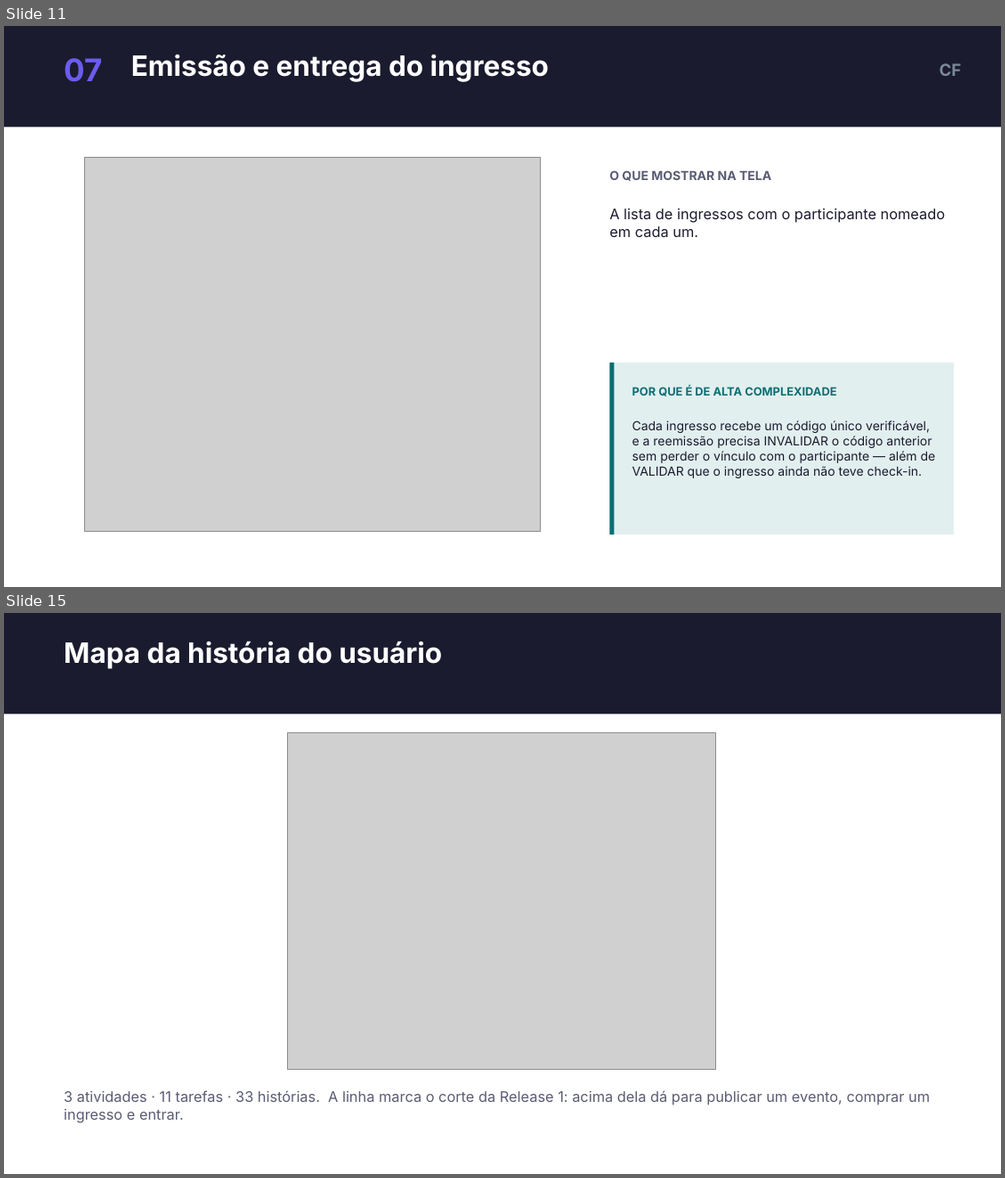
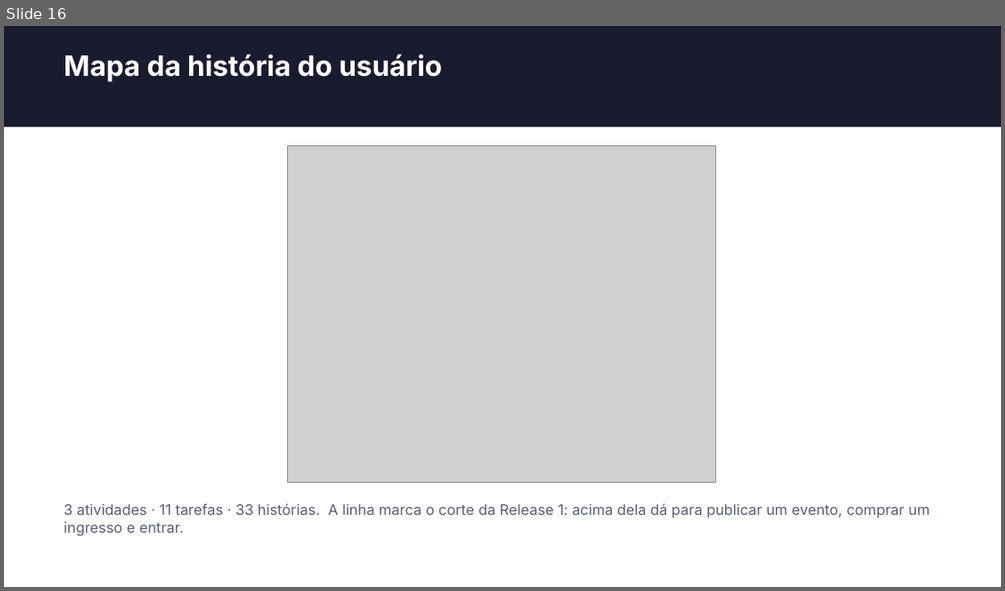
Before and after one commit to dudumalheiros/BilhetePass, a slide deck: docs/slides/BilhetePass-apresentacao.pptx. Shown one above the other, each under a label of ours: slides 11 and 15 before the commit, slide 16 after it; the slides between them are not shown. The pictures are 1005x1178 and 1005x591 pixels, drawn with LibreOffice and Linux fonts; fonts in the diff are those of the drawing; grey boxes stand for pictures. Boxes give left, top, right and bottom in pixels: in the first picture for what was removed or moved away, otherwise in the second. Text is boxed around its words. In the diff, an @@ line names an element or a change of style, - is before the commit and + after.

```diff
--- a/docs/slides/BilhetePass-apresentacao.pptx
+++ b/docs/slides/BilhetePass-apresentacao.pptx
@@ slide 11 removed at [4, 26, 1001, 587], background #FFFFFF @@
@@ rectangle removed at [4, 26, 1001, 127] @@
@@ text removed at [64, 58, 102, 82] @@
-07
@@ text removed at [131, 54, 549, 82] @@
-Emissão e entrega do ingresso
@@ text removed at [939, 63, 962, 76] @@
-CF
@@ picture removed at [84, 157, 540, 531] @@
@@ text removed at [609, 170, 771, 181] @@
-O QUE MOSTRAR NA TELA
@@ text removed at [609, 208, 945, 237] @@
-A lista de ingressos com o participante nomeado em cada um.
@@ rectangle removed at [610, 362, 954, 534] @@
@@ rectangle removed at [610, 362, 615, 534] @@
@@ text removed at [632, 386, 836, 396] @@
-POR QUE É DE ALTA COMPLEXIDADE
@@ text removed at [632, 420, 936, 478] @@
-Cada ingresso recebe um código único verificável, e a reemissão precisa INVALIDAR o código anterior sem perder o vínculo com o participante — além de VALIDAR que o ingresso ainda não teve check-in.
@@ what was slide 15 is now slide 16 @@
```
Also in this commit, not shown: 4 slides changed, 7 slides added, 5 other slides removed.
